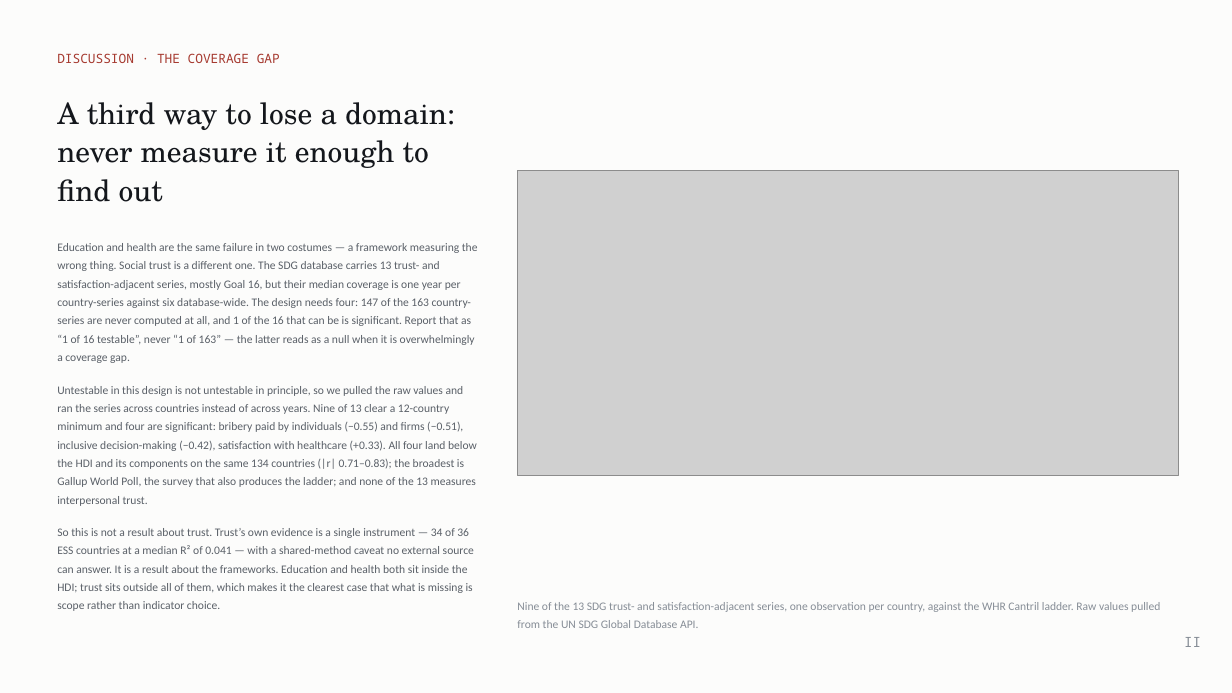
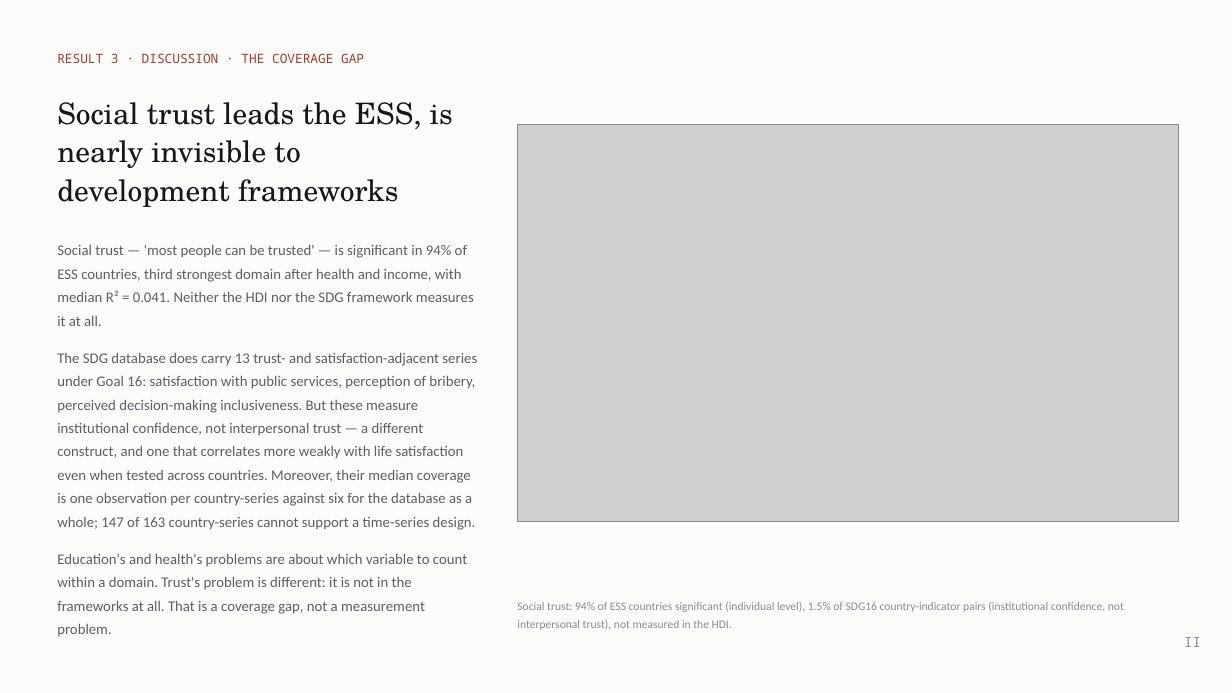
Before and after one commit to cwejnert/HDI-Happiness, a slide deck: slide 13 of deck/Measured_Where_It_Varies.pptx (slide 20 before the commit). Drawn at 1232x693 pixels with LibreOffice and Linux fonts; fonts in the diff are those of the drawing; grey boxes stand for pictures. Boxes give left, top, right and bottom in pixels: in the first picture for what was removed or moved away, otherwise in the second. Text is boxed around its words. In the diff, an @@ line names an element or a change of style, - is before the commit and + after.

```diff
--- a/deck/Measured_Where_It_Varies.pptx
+++ b/deck/Measured_Where_It_Varies.pptx
@@ text at [57, 53, 364, 63]: text changed @@
-DISCUSSION · THE COVERAGE GAP
+RESULT 3 · DISCUSSION · THE COVERAGE GAP
@@ text at [57, 102, 453, 207]: text changed @@
-A third way to lose a domain: never measure it enough to find out
+Social trust leads the ESS, is nearly invisible to development frameworks
@@ picture: place and size @@
-picture at [518, 171, 1178, 475]
+picture at [518, 125, 1178, 521]
@@ text at [57, 244, 477, 637]: text changed; size 9 to 11.5 pt @@
-Education and health are the same failure in two costumes — a framework measuring the wrong thing. Social trust is a different one. The SDG database carries 13 trust- and satisfaction-adjacent series, mostly Goal 16, but their median coverage is one year per country-series against six database-wide. The design needs four: 147 of the 163 country-series are never computed at all, and 1 of the 16 that can be is significant. Report that as “1 of 16 testable”, never “1 of 163” — the latter reads as a null when it is overwhelmingly a coverage gap.
-Untestable in this design is not untestable in principle, so we pulled the raw values and ran the series across countries instead of across years. Nine of 13 clear a 12-country minimum and four are significant: bribery paid by individuals (−0.55) and firms (−0.51), inclusive decision-making (−0.42), satisfaction with healthcare (+0.33). All four land below the HDI and its components on the same 134 countries (|r| 0.71–0.83); the broadest is Gallup World Poll, the survey that also produces the ladder; and none of the 13 measures interpersonal trust.
-So this is not a result about trust. Trust’s own evidence is a single instrument — 34 of 36 ESS countries at a median R² of 0.041 — with a shared-method caveat no external source can answer. It is a result about the frameworks. Education and health both sit inside the HDI; trust sits outside all of them, which makes it the clearest case that what is missing is scope rather than indicator choice.
+Social trust — 'most people can be trusted' — is significant in 94% of ESS countries, third strongest domain after health and income, with median R² = 0.041. Neither the HDI nor the SDG framework measures it at all.
+The SDG database does carry 13 trust- and satisfaction-adjacent series under Goal 16: satisfaction with public services, perception of bribery, perceived decision-making inclusiveness. But these measure institutional confidence, not interpersonal trust — a different construct, and one that correlates more weakly with life satisfaction even when tested across countries. Moreover, their median coverage is one observation per country-series against six for the database as a whole; 147 of 163 country-series cannot support a time-series design.
+Education's and health's problems are about which variable to count within a domain. Trust's problem is different: it is not in the frameworks at all. That is a coverage gap, not a measurement problem.
@@ text at [517, 602, 1124, 630]: text changed @@
-Nine of the 13 SDG trust- and satisfaction-adjacent series, one observation per country, against the WHR Cantril ladder. Raw values pulled from the UN SDG Global Database API.
+Social trust: 94% of ESS countries significant (individual level), 1.5% of SDG16 country-indicator pairs (institutional confidence, not interpersonal trust), not measured in the HDI.
```
Also in this commit, not shown: 17 other slides changed, 4 slides added, 24 slides removed, 2 other files.
